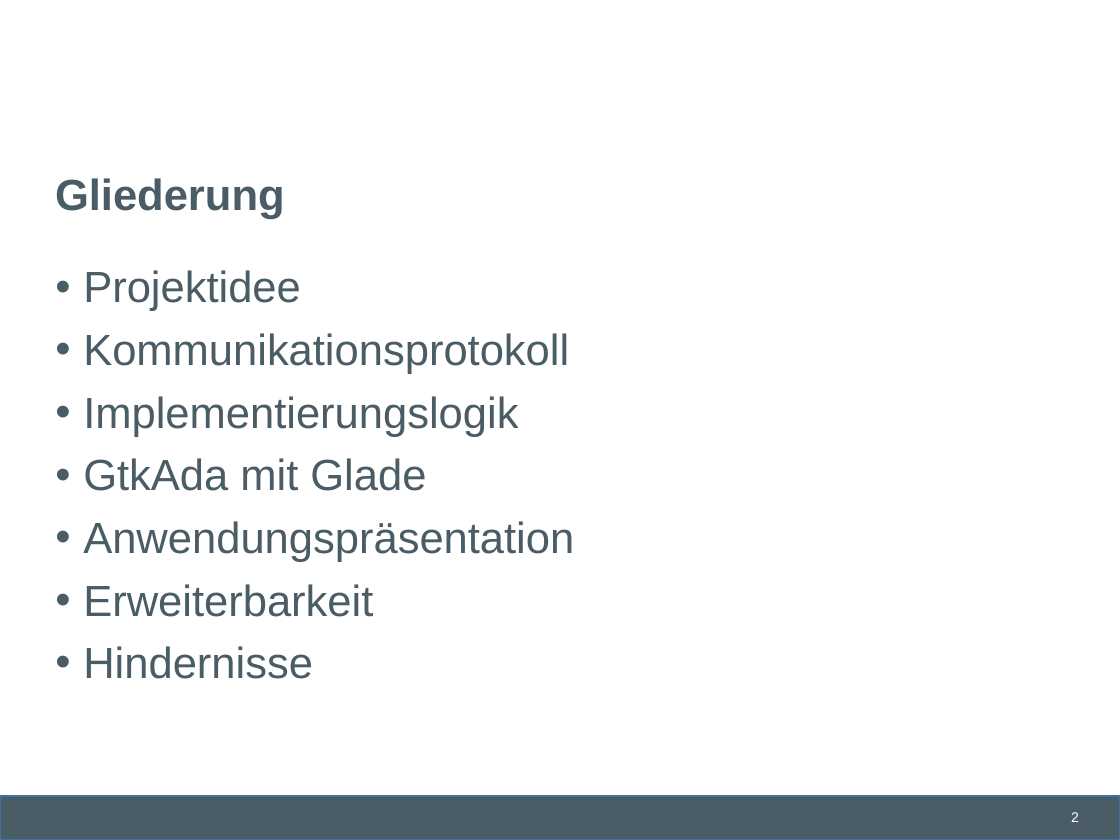
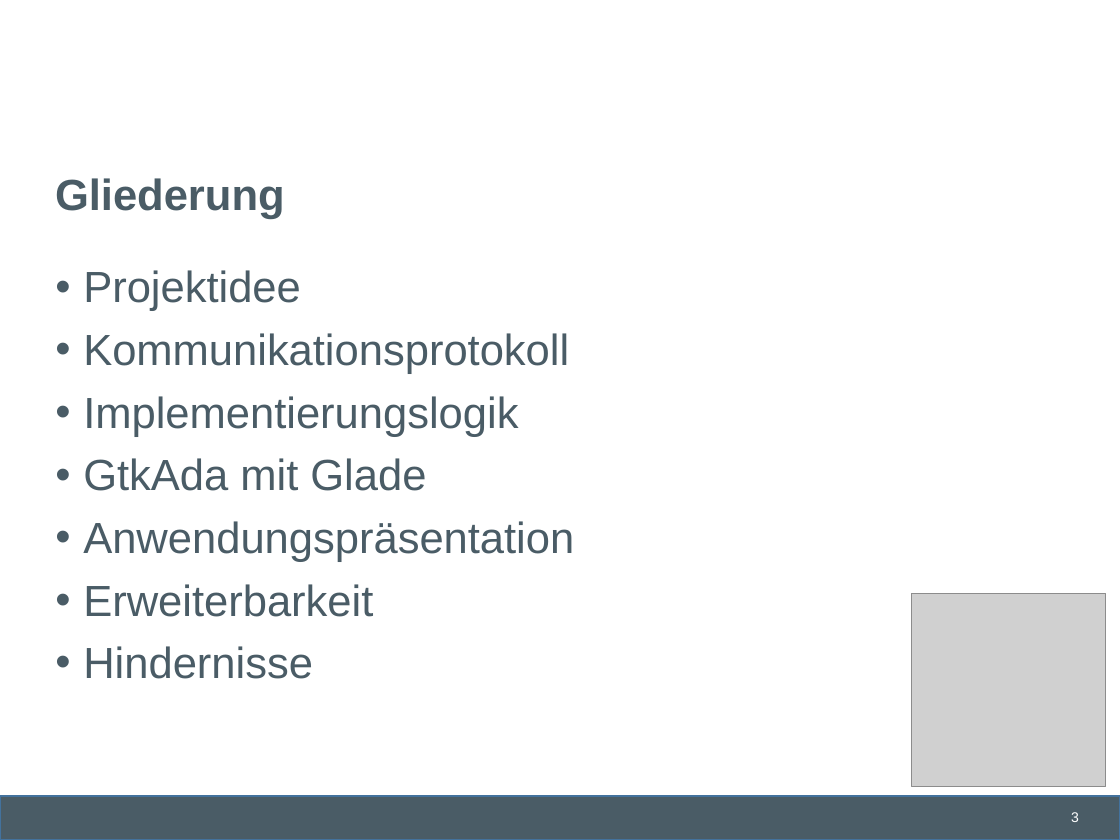
Before and after one commit to lschmischke/ADAChat, a slide deck: slide 3 of documentation/Ada Chat.pptx (slide 2 before the commit). Drawn at 1120x840 pixels with LibreOffice and Linux fonts; fonts in the diff are those of the drawing; grey boxes stand for pictures; background and template pictures are left out. Boxes give left, top, right and bottom in pixels: in the first picture for what was removed or moved away, otherwise in the second. Text is boxed around its words. In the diff, an @@ line names an element or a change of style, - is before the commit and + after.

```diff
--- a/documentation/Ada Chat.pptx
+++ b/documentation/Ada Chat.pptx
@@ picture added at (912, 594, 1105, 787) @@
@@ page number at (1071, 812, 1079, 822): text changed @@
-2
+3
```
Also in this commit, not shown: 21 other slides changed, 4 slides added, 1 slide removed.
